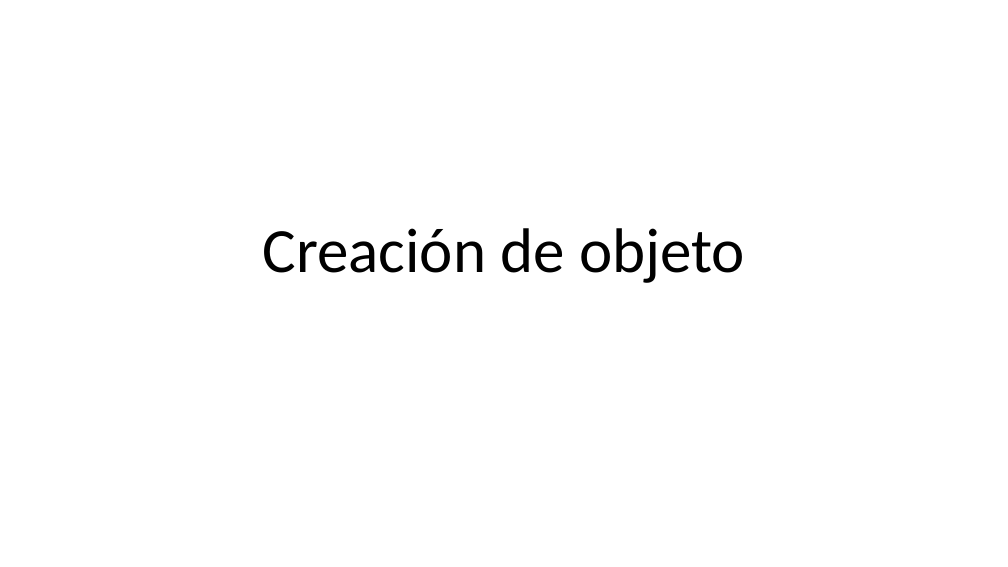
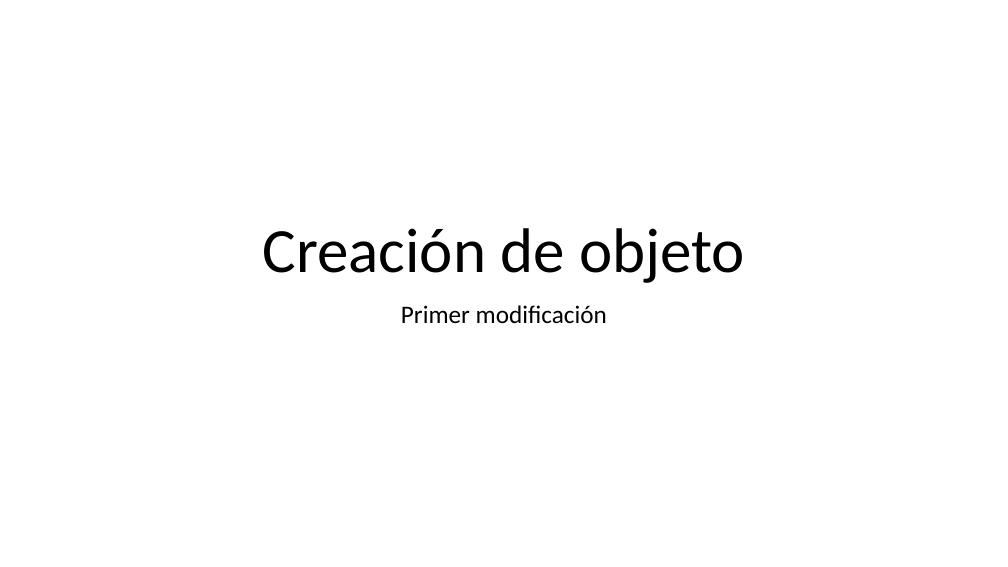
Before and after one commit to thona-seguros/Repositorio-Pruebas, a slide deck: slide 1 of objeto 1.pptx. Drawn at 1008x567 pixels with LibreOffice and Linux fonts; fonts in the diff are those of the drawing. Boxes give left, top, right and bottom in pixels: in the first picture for what was removed or moved away, otherwise in the second. Text is boxed around its words. In the diff, an @@ line names an element or a change of style, - is before the commit and + after.

Commit message:
primer cambio a objeto 1
-------

```diff
--- a/objeto 1.pptx
+++ b/objeto 1.pptx
@@ subtitle added at [401,305,607,323], 24 pt, text #000000 @@
+Primer modificación
```
